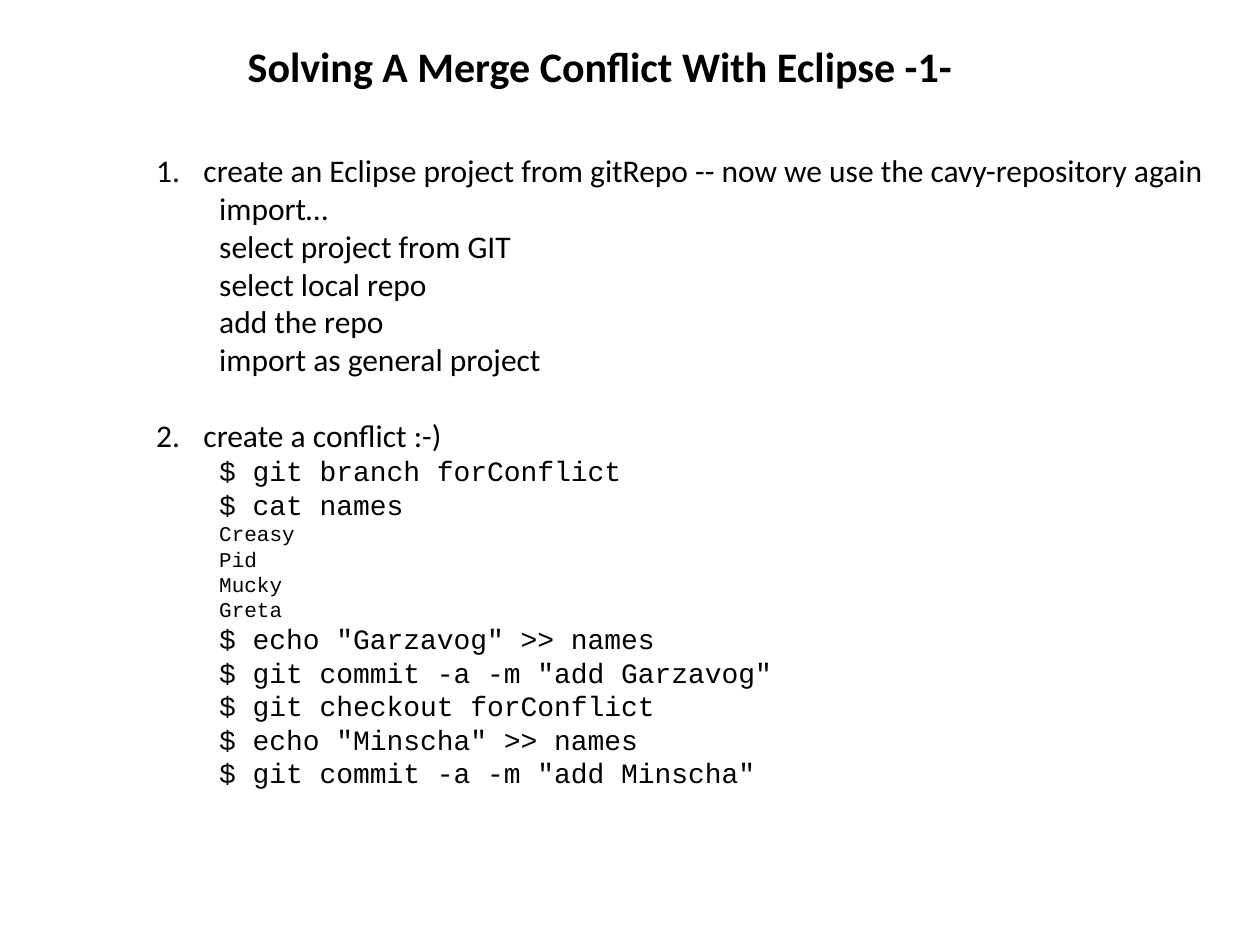
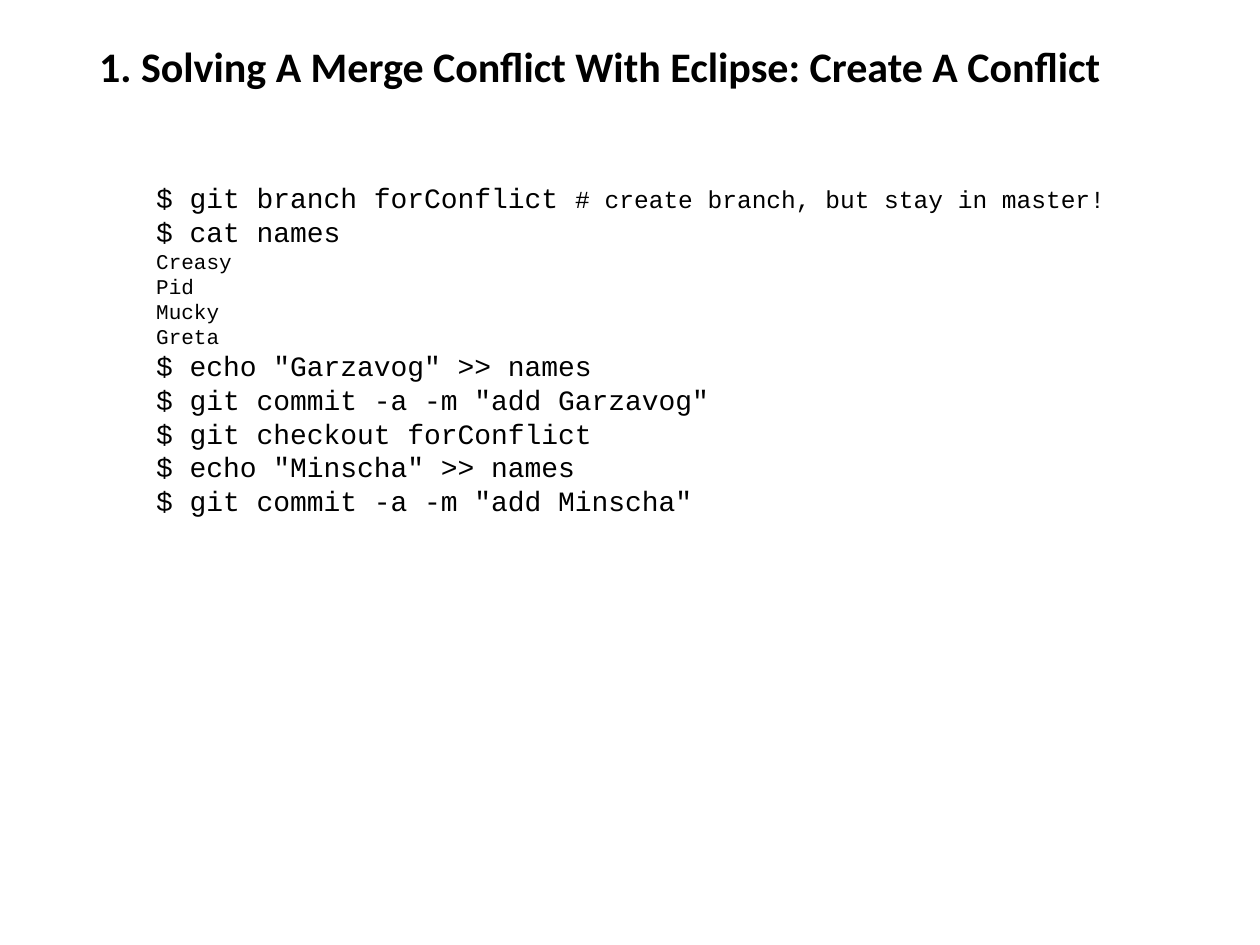
Before and after one commit to hanbei/git_tutorial, a slide deck: slide 24 of architektur.pptx. Drawn at 1260x945 pixels with LibreOffice and Linux fonts; fonts in the diff are those of the drawing. Boxes give left, top, right and bottom in pixels: in the first picture for what was removed or moved away, otherwise in the second. Text is boxed around its words. In the diff, an @@ line names an element or a change of style, - is before the commit and + after.

```diff
--- a/architektur.pptx
+++ b/architektur.pptx
@@ title at [99,52,1100,89]: text changed @@
-Solving A Merge Conflict With Eclipse -1-
+1. Solving A Merge Conflict With Eclipse: Create A Conflict
@@ text "$ git branch forConflict # ...": place and size @@
-text "$ git branch forConflict # ..." at [203,160,1202,789]
+text "$ git branch forConflict # ..." at [156,189,1105,517]
@@ text at [190,189,1105,214]: text changed; size 18 to 14 pt; font Calibri to Courier New @@
-1. create an Eclipse project from gitRepo -- now we use the cavy-repository again
-  import…
-  select project from GIT
-  select local repo
-  add the repo
-  import as general project
-2. create a conflict :-)
-  $ git branch forConflict
+$ git branch forConflict # create branch, but stay in master!
@@ text at [156,223,709,517]: list level 2 to 1 in "$ cat names"; list level 2 to 1 in "Creasy"; list level 2 to 1 in "Pid"; list level 2 to 1 in "Mucky"; list level 2 to 1 in "Greta"; list level 2 to 1 in "$ echo "Garzavog" >> names"; list level 2 to 1 in "$ git commit -a -m ..."; list level 2 to 1 in "$ git checkout forConflict"; list level 2 to 1 in "$ echo "Minscha" >> names" @@
```
Also in this commit, not shown: 19 other slides changed, 6 slides added, 3 slides removed, 1 other file.
